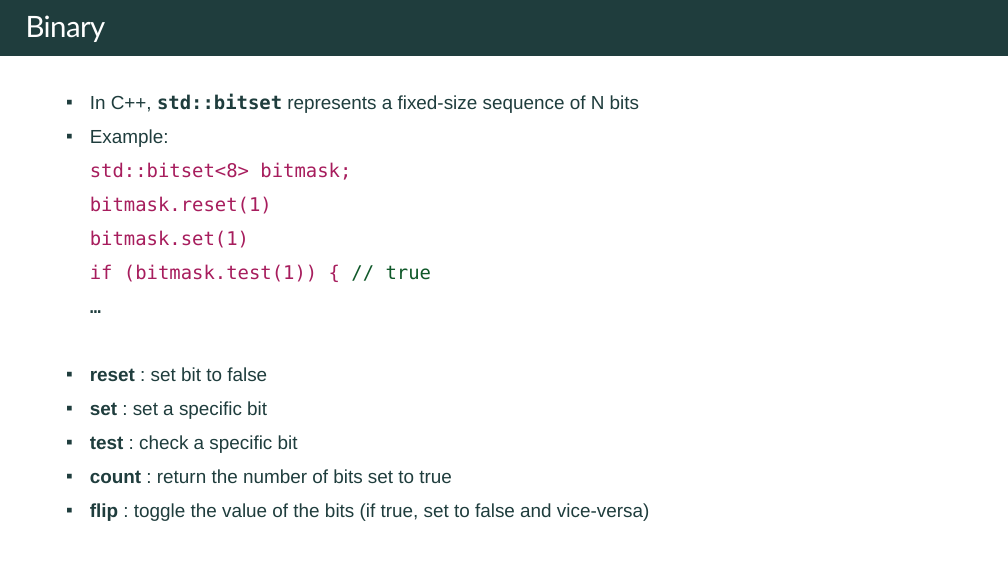
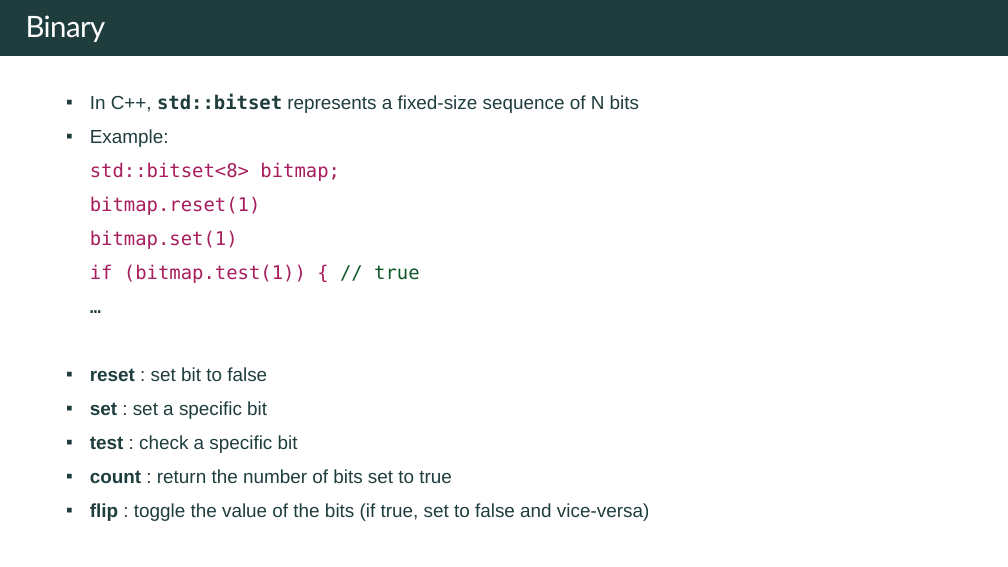
Before and after one commit to rfdavid/coding-interview-handbook-cpp, a slide deck: slide 98 of Algorithm and problem Solving Cheatsheet.pptm (slide 89 before the commit). Drawn at 1008x567 pixels with LibreOffice and Linux fonts; fonts in the diff are those of the drawing. Boxes give left, top, right and bottom in pixels: in the first picture for what was removed or moved away, otherwise in the second. Text is boxed around its words. In the diff, an @@ line names an element or a change of style, - is before the commit and + after.

```diff
--- a/Algorithm and problem Solving Cheatsheet.pptm
+++ b/Algorithm and problem Solving Cheatsheet.pptm
@@ text at bbox=[90, 129, 420, 283]: text changed @@
-▪ Example:
-  std::bitset<8> bitmask;
-  bitmask.reset(1)
-  bitmask.set(1)
-  if (bitmask.test(1)) { // true
-  …
+▪ Example:
+  std::bitset<8> bitmap;
+  bitmap.reset(1)
+  bitmap.set(1)
+  if (bitmap.test(1)) { // true
+  …
```
Also in this commit, not shown: 21 other slides changed, 27 slides added, 14 other files.
